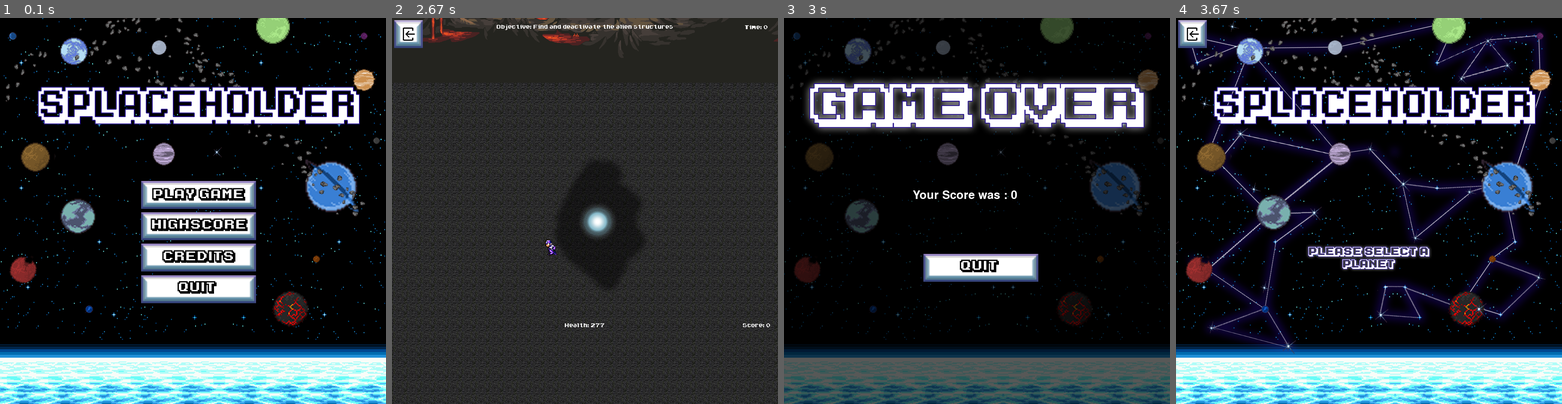
Above: before the commit, frames 1-4 (left to right).
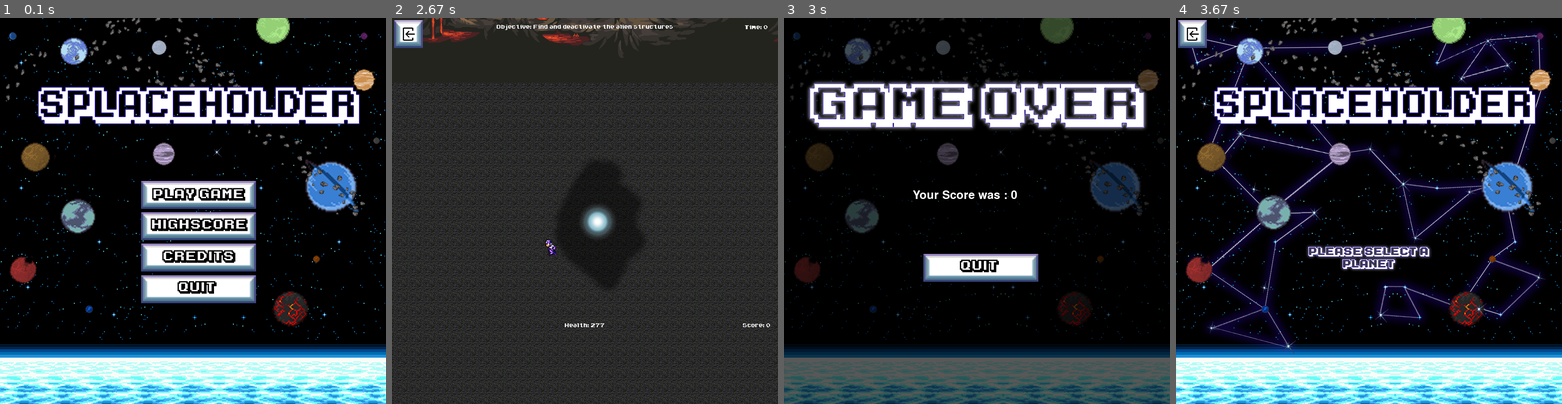
Above: after the commit, the same moments.

Repository: Errox/DickButt
Game: pygame game, started from main.py
Two runs of this game, one before a commit and one after it. Both use one fixed random seed, a clock stepped at 60 frames per second and the inputs below.
Inputs (mouse positions are in pixels of both pictures, inside the frame that each line leads up to):
- Up to frame 1 (0.1 s): no input
- Up to frame 2 (2.67 s): hold Left 0.33-0.87 s; press the mouse at (585, 268) at 0.93 s; move the mouse to (534, 168) at 1.03 s; release the mouse at (484, 68) at 1.17 s; move the mouse to (592, 195) at 1.3 s; press the mouse at (592, 195) at 1.33 s; move the mouse to (561, 214) at 1.43 s; release the mouse at (534, 238) at 1.57 s; move the mouse to (681, 307) at 1.63 s; press the mouse at (681, 307) at 1.67 s; move the mouse to (704, 311) at 1.77 s; release the mouse at (731, 311) at 1.9 s; hold Down 1.97-2.27 s; hold Left from 2.3 s (still down)
- Up to frame 3 (3 s): release Left at 2.7 s; press the mouse at (799, 33) at 2.77 s; move the mouse to (849, 64) at 2.87 s; move the mouse to (903, 95) at 2.97 s
- Up to frame 4 (3.67 s): release the mouse at (1295, 95) at 3 s; press the mouse at (1369, 268) at 3.1 s; move the mouse to (1392, 183) at 3.2 s; move the mouse to (1411, 99) at 3.3 s; release the mouse at (1411, 99) at 3.33 s; press the mouse at (1376, 195) at 3.47 s; move the mouse to (1326, 276) at 3.57 s

Frames 1-2 are identical in both runs. In frame 3, 4.1% of the frame differs, in the area x 5-95%, y 15-30%; in frame 4, nothing differs.

Commit message:
Put the enemies in a list, gain att boost on objective, spawn enemy7 at the right time, changed enemy movement

Diff:
--- a/SpaceBound.py
+++ b/SpaceBound.py
@@ -14,7 +14,7 @@
     clock = pygame.time.Clock()
     gameDisplay = pygame.display.set_mode((display_width, display_height))
     pygame.display.set_caption('SpaceBound')
-#   IMAGES
+#   Images
     Backgroundimg = pygame.image.load('resource/images/SpaceBound/Background_SpaceBound.gif')
     Obj_act = pygame.image.load('resource/images/SpaceBound/Objective_active.png')
     Obj_inact = pygame.image.load('resource/images/SpaceBound/Objective_inactive.png')
@@ -95,8 +95,6 @@
     ARF3 = pygame.image.load('resource/images/SpaceBound/Aliens/Alien/Right_Front/3.png')
 
     AlienDead = pygame.image.load('resource/images/SpaceBound/Aliens/Alien/Dead.png')
-
-
 #   Colours!
     black = (0,0,0)
     white = (255,255,255)
@@ -105,7 +103,6 @@
     blue = (0,0,255)
     grey = (100,100,100)
     gray = (50,50,50)
-
 #   Main Character
     class SBMainCharacter(pygame.sprite.Sprite):
         def __init__(self,health,attack,x,y,w,h):
@@ -217,7 +214,7 @@
             scores = 100 * self.kills + self.count
             return scores
 
-    SBMainChar = SBMainCharacter(250, 500, 425, 410, 50, 75) #att should be 10
+    SBMainChar = SBMainCharacter(250, 10, 425, 410, 50, 75) #att should be 10
 #   Texts
     class SBEncounterTextBox(object):
         def __init__(self, x, y, w, h, text):
@@ -272,6 +269,9 @@
     SBBattlelog7 = SBEncounterTextBox(70,605,500,20,"")
     SBBattlelog8 = SBEncounterTextBox(70,625,500,20,"Enemy encountered!")
     SBLavaWarning = SBEncounterTextBox(350,650,200,30,"I shouldn't get too close to the lava")
+    Objectivetext1 = SBEncounterTextBox(350,5,200,30,"Objective: Find and deactivate the alien structures")
+    Objectivetext2 = SBEncounterTextBox(350,5,200,30,"Objective: Deactivate the other alien structure")
+    Objectivetext3 = SBEncounterTextBox(350,5,200,30,"Objective: Go back to the ship")
 #   Enemies
     class SBenemy(pygame.sprite.Sprite):
         def __init__(self, health, attack, x, y, w, h, move, radius):
@@ -466,7 +466,6 @@
             else:
                 gameDisplay.blit(AlienDead, (self.x,self.y))
 
-
         def battlelogupdate(self,text):
             SBBattlelog1.text = SBBattlelog2.text
             SBBattlelog2.text = SBBattlelog3.text
@@ -484,10 +483,11 @@
                 if self.timer2 >= FPS:
                     self.escaped = False
                     self.timer2 = 0
-            #           Collision SpaceBound_Exit = True
+            #           Collision
             if not self.escaped:
                 if SBMainChar.x > self.x and SBMainChar.x < self.x + self.w or SBMainChar.x + SBMainChar.w > self.x and SBMainChar.x + SBMainChar.w < self.x + self.w:
                     if SBMainChar.y > self.y and SBMainChar.y < self.y + self.h or SBMainChar.y + SBMainChar.h > self.y and SBMainChar.y + SBMainChar.h < self.y + self.h:
+                        print("touching")
                         if self.timer <= FPS:
                             SBEncountertext.bigmessage_display()
                             self.timer += 1
@@ -603,13 +603,14 @@
         def Encountering(self):
             return self.SBEncountering
 
-    SBenemy1 = SBenemy(100, 10, -885, 1850, 35, 60, 10, 250) #At obj 2
-    SBenemy2 = SBenemy(150, 15, 1185, 1553, 35, 60, 5, 300) #at obj 1, front
+    SBenemy1 = SBenemy(100, 10, -885, 1850, 35, 60, 9, 250) #At obj 2
+    SBenemy2 = SBenemy(150, 15, 1185, 1553, 35, 60, 9, 300) #at obj 1, front
     SBenemy3 = SBenemy(200, 20, 1245, 1793, 35, 60, 5, 250) #at obj 1, behind
-    SBenemy4 = SBenemy(100, 10, 375, 1763, 35, 60, 20, 1000) #big radius, slow spd. Big robot sprite
+    SBenemy4 = SBenemy(100, 10, 375, 1763, 35, 60, 5, 1000) #big radius, slow spd. Big robot sprite
     SBenemy5 = SBenemy(150, 15, 1315, 463, 35, 60, 7, 100) #rando
-    SBenemy6 = SBenemy(100, 20, -615, 553, 35, 60, 10, 100) #rando
-    SBenemy7 = SBenemy(500, 10, 285, 418, 35, 60, 0, 0) #stationairy, appears after both objectives are found. Sprite with no movement.
+    SBenemy6 = SBenemy(100, 20, -615, 553, 35, 60, 9, 100) #rando
+    SBenemy7 = SBenemy(500, 20, 433, 500, 35, 60, 0, 0) #stationairy, appears after both objectives are found. Sprite with no movement.
+    Aliens = [SBenemy1,SBenemy2,SBenemy3,SBenemy4,SBenemy5,SBenemy6,SBenemy7]
 #   Objectives
     class objective(pygame.sprite.Sprite):
         def __init__(self, x, y, w, h ):
@@ -628,6 +629,7 @@
                 gameDisplay.blit(Obj_inact, (self.x,self.y + 5))
             if pygame.sprite.collide_rect(self, SBMainChar):
                 self.touched = True
+                SBMainChar.attack += 10
 
     Objective1 = objective(1235, 1653, 50, 30)
     Objective2 = objective(-825, 1813, 50, 30)
@@ -704,13 +706,8 @@
             Healing_ship.x -= speed
             Objective1.x -= speed
             Objective2.x -= speed
-            SBenemy1.x -= speed
-            SBenemy2.x -= speed
-            SBenemy3.x -= speed
-            SBenemy4.x -= speed
-            SBenemy5.x -= speed
-            SBenemy6.x -= speed
-            SBenemy7.x -= speed
+            for alien in Aliens:
+                alien.x -= speed
 
         if direction == "left":
             SBMainChar.x += speed
@@ -720,13 +717,8 @@
             Healing_ship.x += speed
             Objective1.x += speed
             Objective2.x += speed
-            SBenemy1.x += speed
-            SBenemy2.x += speed
-            SBenemy3.x += speed
-            SBenemy4.x += speed
-            SBenemy5.x += speed
-            SBenemy6.x += speed
-            SBenemy7.x += speed
+            for alien in Aliens:
+                alien.x += speed
 
         if direction == "up":
             SBMainChar.y += speed
@@ -736,13 +728,8 @@
             Healing_ship.y += speed
             Objective1.y += speed
             Objective2.y += speed
-            SBenemy1.y += speed
-            SBenemy2.y += speed
-            SBenemy3.y += speed
-            SBenemy4.y += speed
-            SBenemy5.y += speed
-            SBenemy6.y += speed
-            SBenemy7.y += speed
+            for alien in Aliens:
+                alien.y += speed
 
         if direction == "down":
             SBMainChar.y -= speed
@@ -752,19 +739,15 @@
             Healing_ship.y -= speed
             Objective1.y -= speed
             Objective2.y -= speed
-            SBenemy1.y -= speed
-            SBenemy2.y -= speed
-            SBenemy3.y -= speed
-            SBenemy4.y -= speed
-            SBenemy5.y -= speed
-            SBenemy6.y -= speed
-            SBenemy7.y -= speed
-
+            for alien in Aliens:
+                alien.y -= speed
 #   Game loop!
     def SBgame_loop():
 
         SpaceBound_Exit = False
         counter = 0
+        times = 0
+        Obj_Cleared = False
         while not SpaceBound_Exit:
         #   Other things 1
             score = SBMainChar.scoring()
@@ -784,10 +767,9 @@
         #   When the game is over
             pygame.event.pump()
             if pygame.event.peek(pygame.QUIT):
-                print("Clicked X")
                 game_over.start(score)
 
-            if Objective1.touched and Objective2.touched:
+            if Objective1.touched and Objective2.touched and not SBenemy7.alive:
                 score += int(10000000/(1000 + counter))
                 game_over.start(score)
 
@@ -796,7 +778,8 @@
 
             if pygame.mouse.get_pos()[0] >= 5 and pygame.mouse.get_pos()[1] >= 5:
                 if pygame.mouse.get_pos()[0] <= 72 and pygame.mouse.get_pos()[1] <= 70:
-                    game_over.start(score)
+                    if pygame.mouse.get_pressed()[0]:
+                        game_over.start(score)
 
             if not InEncounter:
         #   Character movement
@@ -856,176 +839,57 @@
                 else:
                     SBMainChar.running = False
             #   Enemy Movement
-                if SBenemy1.alive:
-                    if pygame.sprite.collide_circle(SBenemy1, SBMainChar):
-                        if SBenemy1.x < SBMainChar.x:
-                            movex1 = SBenemy1.move
-                        if SBenemy1.x > SBMainChar.x:
-                            movex1 = -SBenemy1.move
-                        if SBenemy1.y < SBMainChar.y:
-                            movey1 = SBenemy1.move
-                        if SBenemy1.y > SBMainChar.y:
-                            movey1 = -SBenemy1.move
-                    else:
-                        movex1 = 0
-                        movey1 = 0
-                    if movex1 > 0:
-                        SBenemy1.direw = 1
-                    if movex1 < 0:
-                        SBenemy1.direw = -1
-                    if movey1 > 0:
-                        SBenemy1.dirns = -1
-                    if movey1 < 0:
-                        SBenemy1.dirns = 1
-                    if movey1 == 0 and movex1 == 0:
-                        SBenemy1.running = False
-                    else:
-                        SBenemy1.running = True
-                SBenemy1.x += movex1
-                SBenemy1.y += movey1
-                if SBenemy2.alive:
-                    if pygame.sprite.collide_circle(SBenemy2, SBMainChar):
-                        if SBenemy2.x < SBMainChar.x:
-                            movex2 = SBenemy2.move
-                        if SBenemy2.x > SBMainChar.x:
-                            movex2 = -SBenemy2.move
-                        if SBenemy2.y < SBMainChar.y:
-                            movey2 = SBenemy2.move
-                        if SBenemy2.y > SBMainChar.y:
-                            movey2 = -SBenemy2.move
-                    else:
-                        movex2 = 0
-                        movey2 = 0
-                    if movex2 > 0:
-                        SBenemy2.direw = 1
-                    if movex2 < 0:
-                        SBenemy2.direw = -1
-                    if movey2 > 0:
-                        SBenemy2.dirns = -1
-                    if movey2 < 0:
-                        SBenemy2.dirns = 1
-                    if movey2 == 0 and movex2 == 0:
-                        SBenemy2.running = False
-                    else:
-                        SBenemy2.running = True
-                SBenemy2.x += movex2
-                SBenemy2.y += movey2
-                if SBenemy3.alive:
-                    if pygame.sprite.collide_circle(SBenemy3, SBMainChar):
-                        if SBenemy3.x < SBMainChar.x:
-                            movex3 = SBenemy3.move
-                        if SBenemy3.x > SBMainChar.x:
-                            movex3 = -SBenemy3.move
-                        if SBenemy3.y < SBMainChar.y:
-                            movey3 = SBenemy3.move
-                        if SBenemy3.y > SBMainChar.y:
-                            movey3 = -SBenemy3.move
-                    else:
-                        movex3 = 0
-                        movey3 = 0
-                    if movex3 > 0:
-                        SBenemy3.direw = 1
-                    if movex3 < 0:
-                        SBenemy3.direw = -1
-                    if movey3 > 0:
-                        SBenemy3.dirns = -1
-                    if movey3 < 0:
-                        SBenemy3.dirns = 1
-                    if movey3 == 0 and movex3 == 0:
-                        SBenemy3.running = False
-                    else:
-                        SBenemy3.running = True
-                SBenemy3.x += movex3
-                SBenemy3.y += movey3
-                if SBenemy4.alive:
-                    if pygame.sprite.collide_circle(SBenemy4, SBMainChar):
-                        if SBenemy4.x < SBMainChar.x:
-                            movex4 = SBenemy4.move
-                        if SBenemy4.x > SBMainChar.x:
-                            movex4 = -SBenemy4.move
-                        if SBenemy4.y < SBMainChar.y:
-                            movey4 = SBenemy4.move
-                        if SBenemy4.y > SBMainChar.y:
-                            movey4 = -SBenemy4.move
-                    else:
-                        movex4 = 0
-                        movey4 = 0
-                    if movex4 > 0:
-                        SBenemy4.direw = 1
-                    if movex4 < 0:
-                        SBenemy4.direw = -1
-                    if movey4 > 0:
-                        SBenemy4.dirns = -1
-                    if movey4 < 0:
-                        SBenemy4.dirns = 1
-                    if movey4 == 0 and movex4 == 0:
-                        SBenemy4.running = False
-                    else:
-                        SBenemy4.running = True
-                SBenemy4.x += movex4
-                SBenemy4.y += movey4
-                if SBenemy5.alive:
-                    if pygame.sprite.collide_circle(SBenemy5, SBMainChar):
-                        if SBenemy5.x < SBMainChar.x:
-                            movex5 = SBenemy5.move
-                        if SBenemy5.x > SBMainChar.x:
-                            movex5 = -SBenemy5.move
-                        if SBenemy5.y < SBMainChar.y:
-                            movey5 = SBenemy5.move
-                        if SBenemy5.y > SBMainChar.y:
-                            movey5 = -SBenemy5.move
-                    else:
-                        movex5 = 0
-                        movey5 = 0
-                    if movex5 > 0:
-                        SBenemy5.direw = 1
-                    if movex5 < 0:
-                        SBenemy5.direw = -1
-                    if movey5 > 0:
-                        SBenemy5.dirns = -1
-                    if movey5 < 0:
-                        SBenemy5.dirns = 1
-                    if movey5 == 0 and movex5 == 0:
-                        SBenemy5.running = False
-                    else:
-                        SBenemy5.running = True
-                SBenemy5.x += movex5
-                SBenemy5.y += movey5
-                if SBenemy6.alive:
-                    if pygame.sprite.collide_circle(SBenemy6, SBMainChar):
-                        if SBenemy6.x < SBMainChar.x:
-                            movex6 = SBenemy6.move
-                        if SBenemy6.x > SBMainChar.x:
-                            movex6 = -SBenemy6.move
-                        if SBenemy6.y < SBMainChar.y:
-                            movey6 = SBenemy6.move
-                        if SBenemy6.y > SBMainChar.y:
-                            movey6 = -SBenemy6.move
-                    else:
-                        movex6 = 0
-                        movey6 = 0
-                    if movex6 > 0:
-                        SBenemy6.direw = 1
-                    if movex6 < 0:
-                        SBenemy6.direw = -1
-                    if movey6 > 0:
-                        SBenemy6.dirns = -1
-                    if movey6 < 0:
-                        SBenemy6.dirns = 1
-                    if movey6 == 0 and movex6 == 0:
-                        SBenemy6.running = False
-                    else:
-                        SBenemy6.running = True
-                SBenemy6.x += movex6
-                SBenemy6.y += movey6
-
+                for alien in Aliens:
+                    if alien.alive:
+                        if pygame.sprite.collide_circle(alien, SBMainChar):
+                        #   Right
+                            if alien.x < SBMainChar.x:
+                                if SBMainChar.x - alien.x < alien.move:
+                                    movex = SBMainChar.x - alien.x
+                                else:
+                                    movex = alien.move
+                        #   Left
+                            if alien.x > SBMainChar.x:
+                                if alien.x - SBMainChar.x < alien.move:
+                                    movex = SBMainChar.x - alien.x
+                                else:
+                                    movex = -alien.move
+                        #   Down
+                            if alien.y < SBMainChar.y:
+                                if SBMainChar.y - alien.y < alien.move:
+                                    movey = SBMainChar.y - alien.y
+                                else:
+                                    movey = alien.move
+                        #   Up
+                            if alien.y > SBMainChar.y:
+                                if alien.y - SBMainChar.y < alien.move:
+                                    movey = SBMainChar.y - alien.y
+                                else:
+                                    movey = -alien.move
+                        else:
+                            movex = 0
+                            movey = 0
+                    #   Directions
+                        if movex > 0:
+                            alien.direw = 1
+                        if movex < 0:
+                            alien.direw = -1
+                        if movey > 0:
+                            alien.dirns = -1
+                        if movey < 0:
+                            alien.dirns = 1
+                        if movey == 0 and movex == 0:
+                            alien.running = False
+                        else:
+                            alien.running = True
+                    alien.x += movex
+                    alien.y += movey
+                    print (str(movex) + str(movey))
         #   Create the world
             CharacterHealth = SBEncounterTextBox(425,700,50,30, "Health: " + str(SBMainChar.health))
             Score = SBEncounterTextBox(800,700,100,30,"Score: " + str(int(SBMainChar.scoring())))
             Timer = SBEncounterTextBox(800,5,100,30,"Time: "+str(int(counter/30)))
-            Objectivetext1 = SBEncounterTextBox(350,5,200,30,"Objective: Find and deactivate the alien structures")
-            Objectivetext2 = SBEncounterTextBox(350,5,200,30,"Objective: Deactivate the other alien structure")
-            Objectivetext3 = SBEncounterTextBox(350,5,200,30,"Objective: Go back to the ship")
+            ObjClear = SBEncounterTextBox(350, SBMainChar.y + 80,100,30,"You deactivated the structure. You feel your power growing stronger...")
             gameDisplay.fill(black)
             Background.draw_Object()
         #   Draw the things
@@ -1034,8 +898,15 @@
             Timer.EncounterText()
             if Objective1.touched and Objective2.touched:
                 Objectivetext3.EncounterText()
+                Obj_Cleared = True
+                if times <= 60:
+                    ObjClear.EncounterText()
+                    times += 1
             elif Objective1.touched or Objective2.touched:
                 Objectivetext2.EncounterText()
+                if times <= 30:
+                    ObjClear.EncounterText()
+                    times += 1
             else:
                 Objectivetext1.EncounterText()
             if SBMainChar.y + SBMainChar.h >= LavaLake.y:
@@ -1044,32 +915,25 @@
             Healing_ship.draw_Object()
             Objective1.draw_obj()
             Objective2.draw_obj()
-            SBenemy1.draw_enemy()
-            SBenemy2.draw_enemy()
-            SBenemy3.draw_enemy()
-            SBenemy4.draw_enemy()
-            SBenemy5.draw_enemy()
-            SBenemy6.draw_enemy()
-            #SBenemy7.draw_enemy()
+            for alien in Aliens:
+                if alien != SBenemy7:
+                    alien.draw_enemy()
+                if alien == SBenemy7:
+                    if Obj_Cleared:
+                        alien.draw_enemy()
             SBMainChar.draw_char()
         #   Allow things to happen
-            SBenemy1.Encounter()
-            SBenemy2.Encounter()
-            SBenemy3.Encounter()
-            SBenemy4.Encounter()
-            SBenemy5.Encounter()
-            SBenemy6.Encounter()
-            #SBenemy7.Encounter()
+            for alien in Aliens:
+                if alien != SBenemy7:
+                    alien.Encounter()
+                elif Obj_Cleared:
+                    alien.Encounter()
             Healing_ship.Healing()
             SBMainChar.scoring()
         #   Other things 2
             counter += 1
             pygame.display.update()
             clock.tick(FPS)
-            print(Healing_ship.healing)
-
 #   Other things!
     SBgame_loop()
     main()
-    #pygame.quit()
-    #quit()
